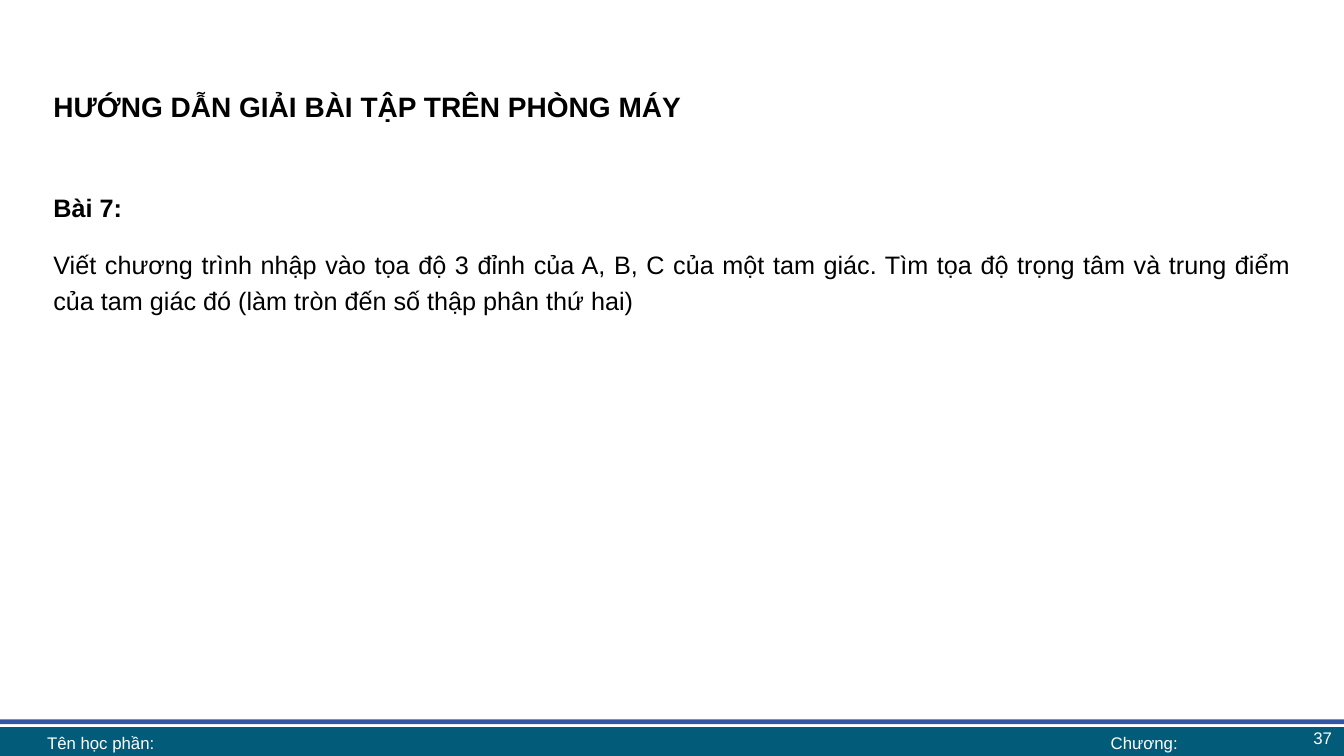
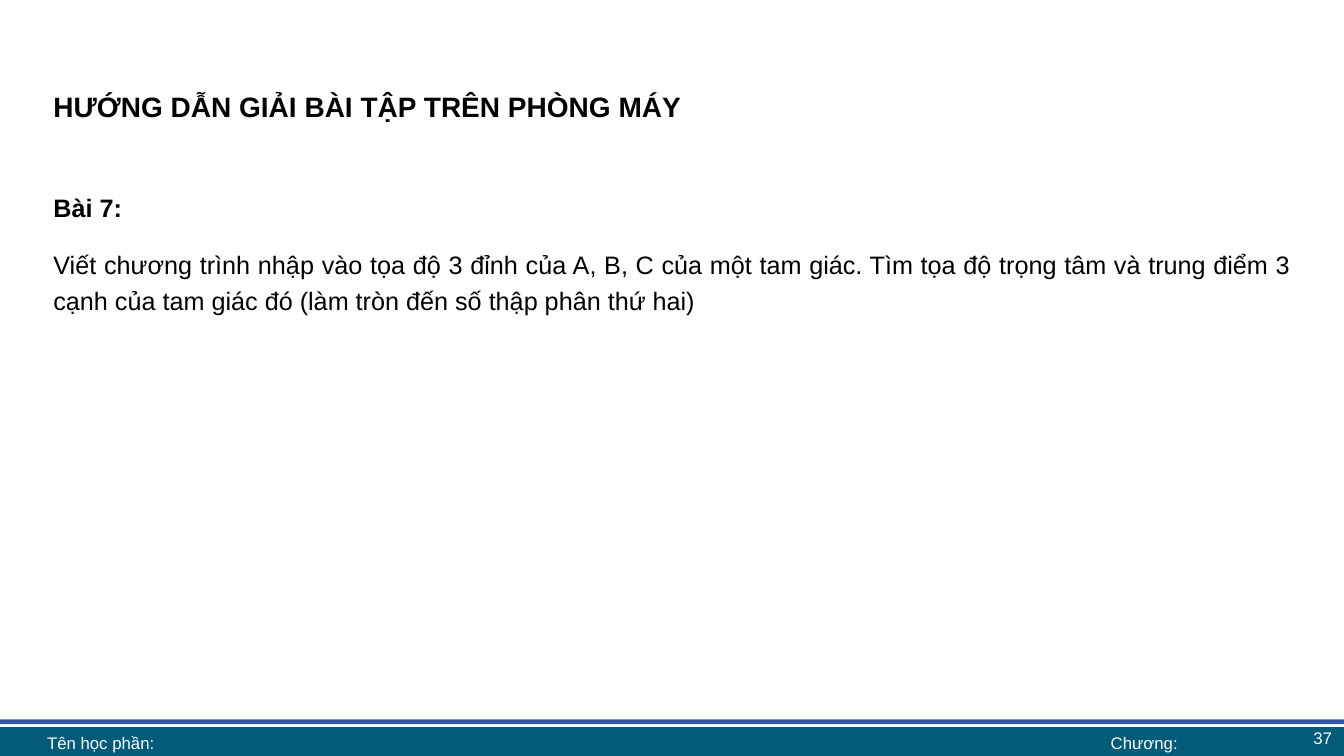
Before and after one commit to lhaaaaa/17A2-Ca-sang, a slide deck: slide 37 of Lab 1 bài giảng.pptx. Drawn at 1344x756 pixels with LibreOffice and Linux fonts; fonts in the diff are those of the drawing; background and template pictures are left out. Boxes give left, top, right and bottom in pixels: in the first picture for what was removed or moved away, otherwise in the second. Text is boxed around its words. In the diff, an @@ line names an element or a change of style, - is before the commit and + after.

```diff
--- a/Lab 1 bài giảng.pptx
+++ b/Lab 1 bài giảng.pptx
@@ text at [53,253,1290,316]: text changed @@
-Viết chương trình nhập vào tọa độ 3 đỉnh của A, B, C của một tam giác. Tìm tọa độ trọng tâm và trung điểm của tam giác đó (làm tròn đến số thập phân thứ hai)
+Viết chương trình nhập vào tọa độ 3 đỉnh của A, B, C của một tam giác. Tìm tọa độ trọng tâm và trung điểm 3 cạnh của tam giác đó (làm tròn đến số thập phân thứ hai)
```
Also in this commit, not shown: 2 other files.
